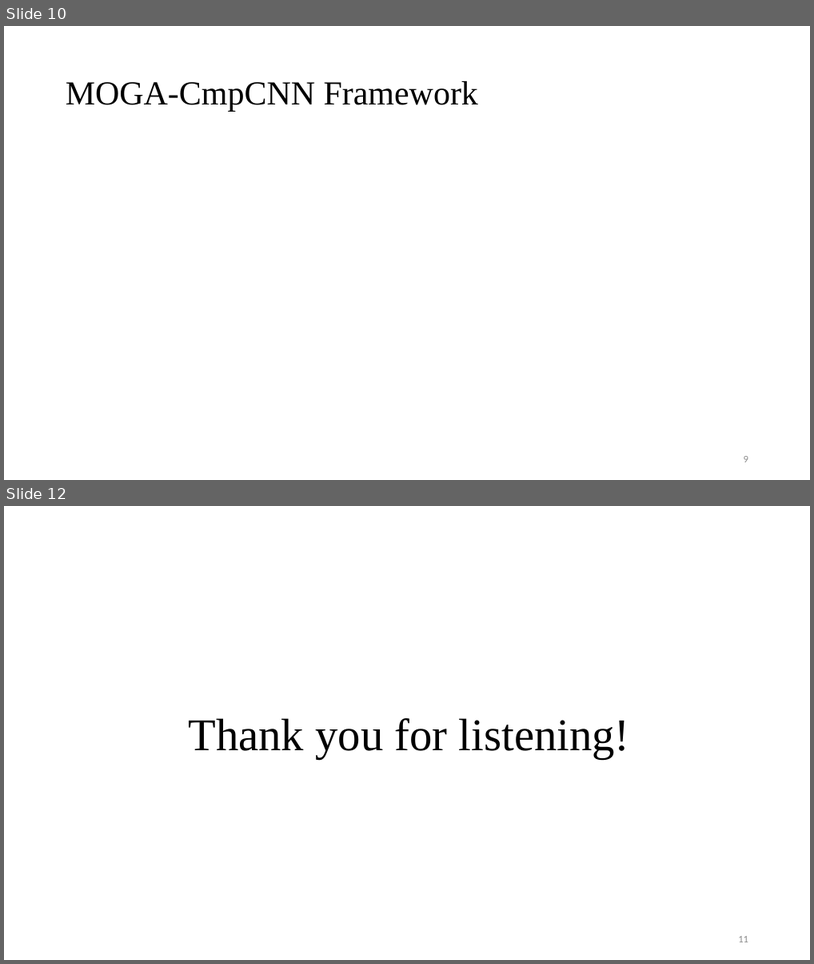
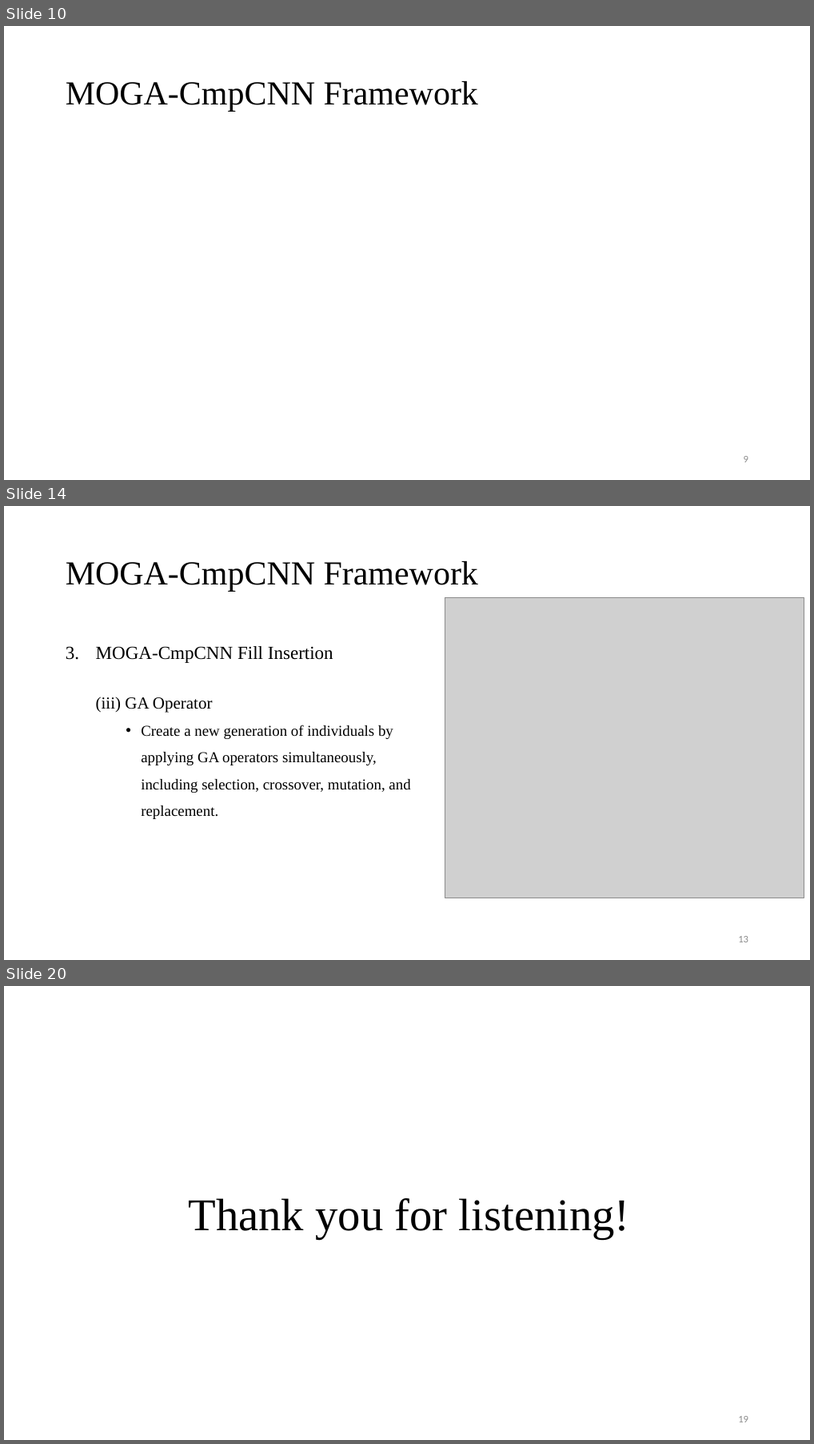
Before and after one commit to Pacific-Feng-Studuies/Studied-Papers, a slide deck: DAC2024/MOGA-CmpCNN/MOGA-CmpCNN A Multi-Objective Genetic Algorithm Intergrated with CmpCNN Model for CMP-Aware Metal Fill.pptx. Shown one above the other, each under a label of ours: slides 10 and 12 before the commit, slides 10, 14 and 20 after it; the slides between them are not shown. The pictures are 814x964 and 814x1444 pixels, drawn with LibreOffice and Linux fonts; fonts in the diff are those of the drawing; grey boxes stand for pictures. Boxes give left, top, right and bottom in pixels: in the first picture for what was removed or moved away, otherwise in the second. Text is boxed around its words. In the diff, an @@ line names an element or a change of style, - is before the commit and + after.

```diff
--- a/DAC2024/MOGA-CmpCNN/MOGA-CmpCNN A Multi-Objective Genetic Algorithm Intergrated with CmpCNN Model for CMP-Aware Metal Fill.pptx
+++ b/DAC2024/MOGA-CmpCNN/MOGA-CmpCNN A Multi-Objective Genetic Algorithm Intergrated with CmpCNN Model for CMP-Aware Metal Fill.pptx
@@ slide 14 added at bbox=[4, 506, 810, 960], background #FFFFFF @@
@@ title added at bbox=[66, 561, 478, 591], 40 pt, text #000000 @@
+MOGA-CmpCNN Framework
@@ picture added at bbox=[445, 597, 804, 897] @@
@@ text added at bbox=[96, 646, 410, 819], 18 pt, text #000000 @@
+3. MOGA-CmpCNN Fill Insertion
+  (iii) GA Operator
+    • Create a new generation of individuals by
+    applying GA operators simultaneously,
+    including selection, crossover, mutation, and
+    replacement.
@@ page number added at bbox=[738, 936, 749, 942], 12 pt, text #8C8C8C @@
+13
@@ what was slide 12 is now slide 20 @@
@@ page number at bbox=[738, 1416, 749, 1422]: text changed @@
-11
+19
```
Also in this commit, not shown: 1 slide changed, 7 other slides added, 1 other file.
